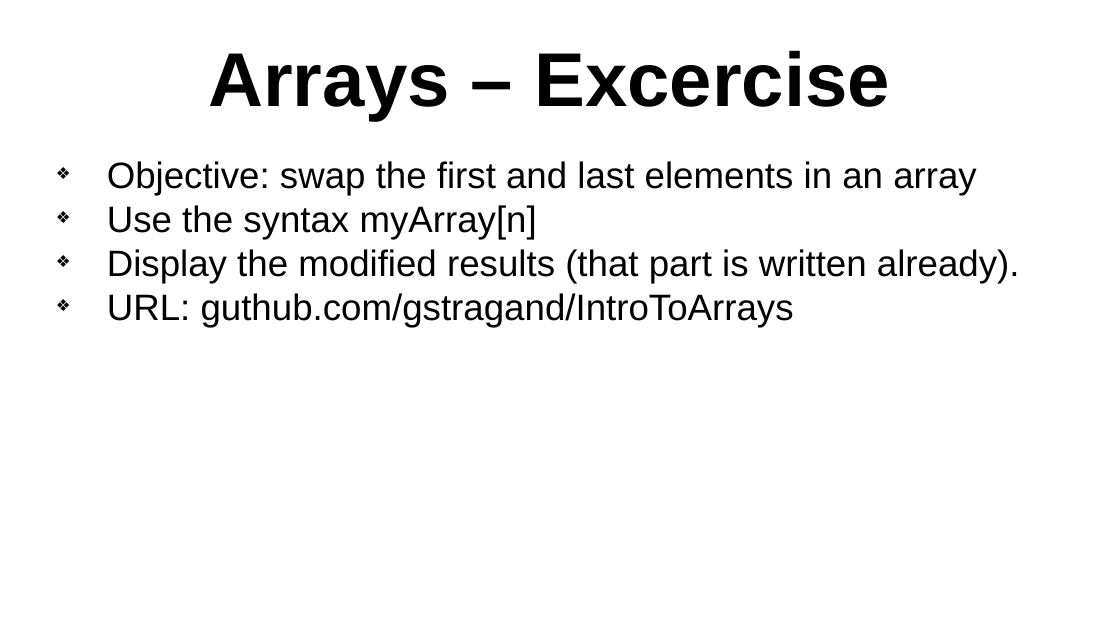
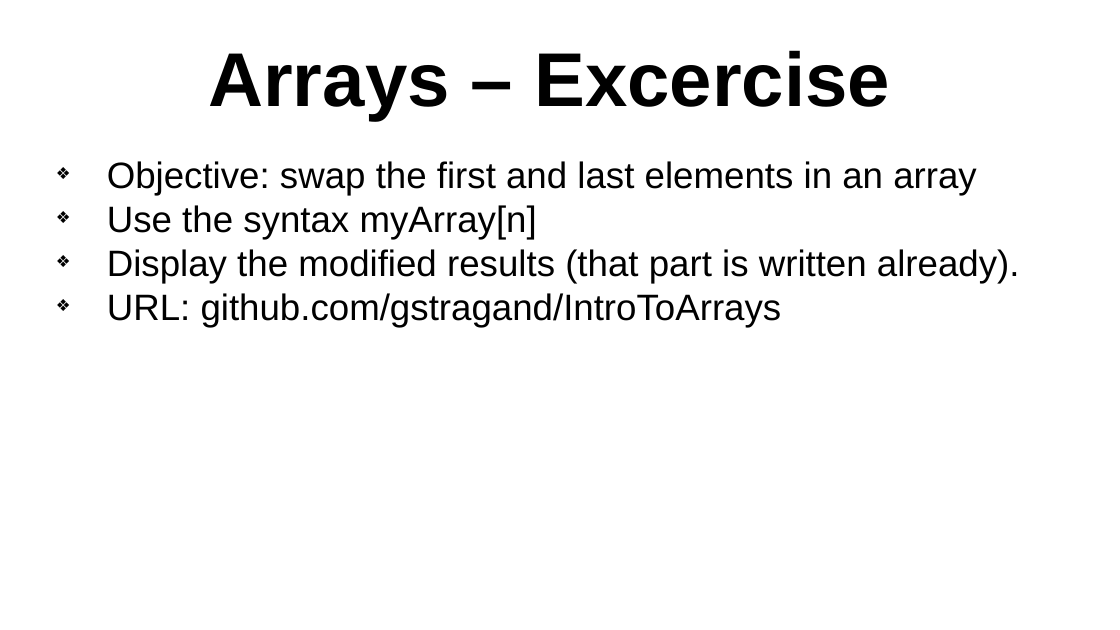
Before and after one commit to gstragand/IntroToArrays, a slide deck: slide 5 of Arrays.pptx. Drawn at 1120x630 pixels with LibreOffice and Linux fonts; fonts in the diff are those of the drawing; background and template pictures are left out. Boxes give left, top, right and bottom in pixels: in the first picture for what was removed or moved away, otherwise in the second. Text is boxed around its words. In the diff, an @@ line names an element or a change of style, - is before the commit and + after.

```diff
--- a/Arrays.pptx
+++ b/Arrays.pptx
@@ text at bbox=[107, 293, 782, 327]: text changed @@
-❖ URL: guthub.com/gstragand/IntroToArrays
+❖ URL: github.com/gstragand/IntroToArrays
```
Also in this commit, not shown: 3 other slides changed, 2 other files.
